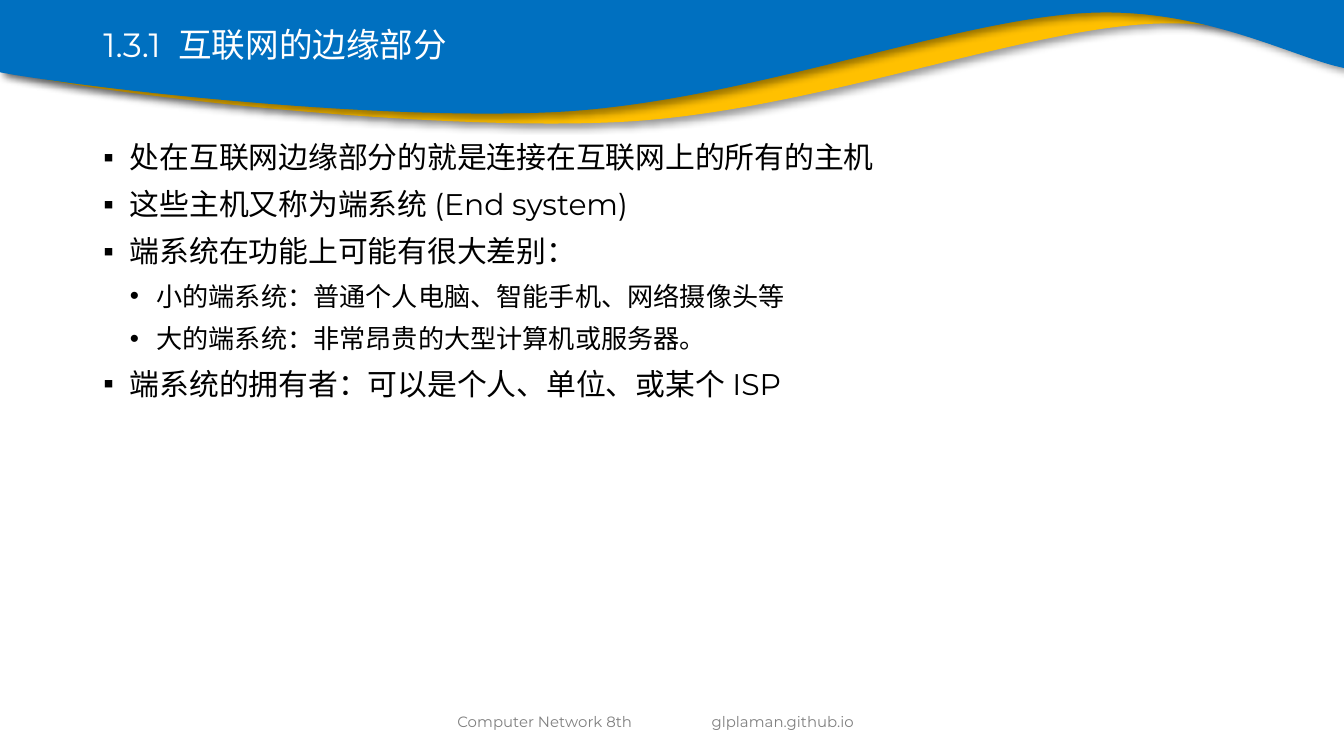
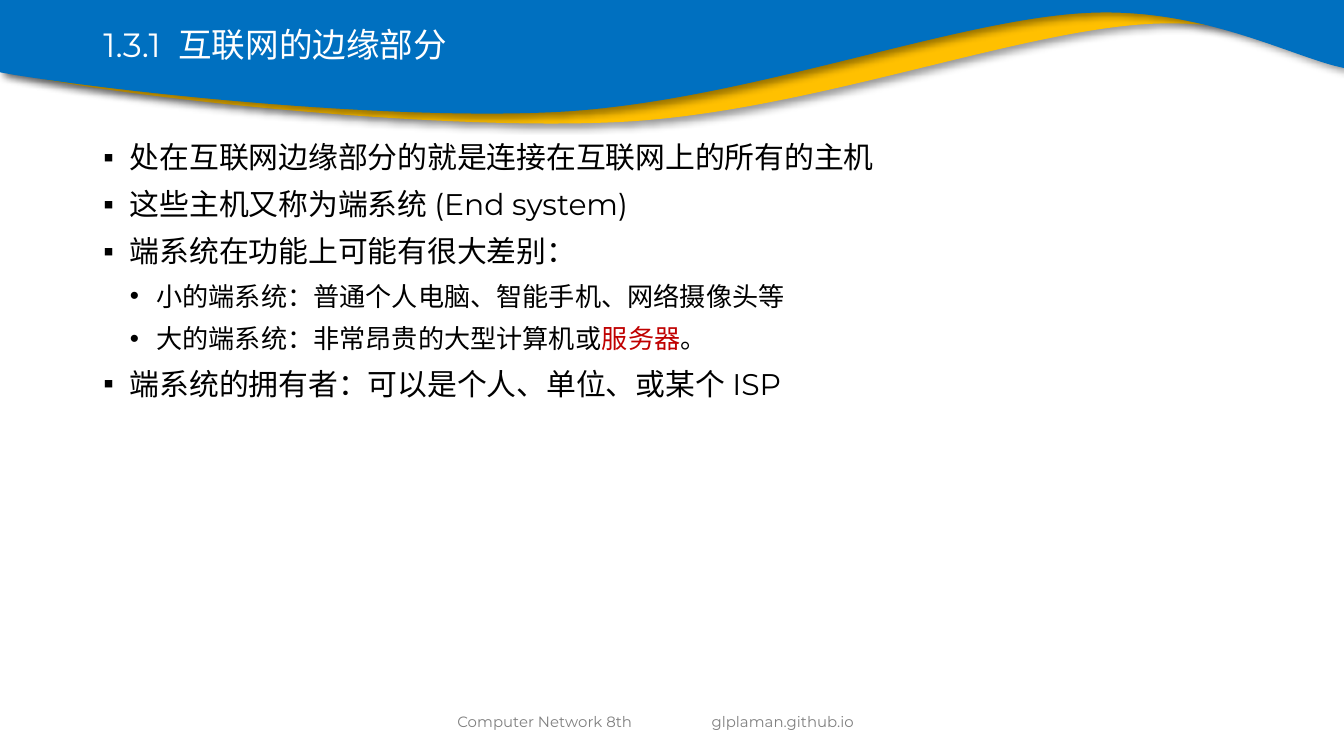
Before and after one commit to glplaman/glplaman.github.io, a slide deck: slide 31 of network/ppt/chap1.pptx (slide 32 before the commit). Drawn at 1344x756 pixels with LibreOffice and Linux fonts; fonts in the diff are those of the drawing; background and template pictures are left out. Boxes give left, top, right and bottom in pixels: in the first picture for what was removed or moved away, otherwise in the second. Text is boxed around its words. In the diff, an @@ line names an element or a change of style, - is before the commit and + after.

```diff
--- a/network/ppt/chap1.pptx
+++ b/network/ppt/chap1.pptx
@@ text at bbox=[156, 326, 706, 350]: text colour #000000 to #C00000 in "大的端系统：非常昂贵的大型计算机或服务器。" @@
```
Also in this commit, not shown: 10 other slides changed, 1 slide removed, 1 other file.
